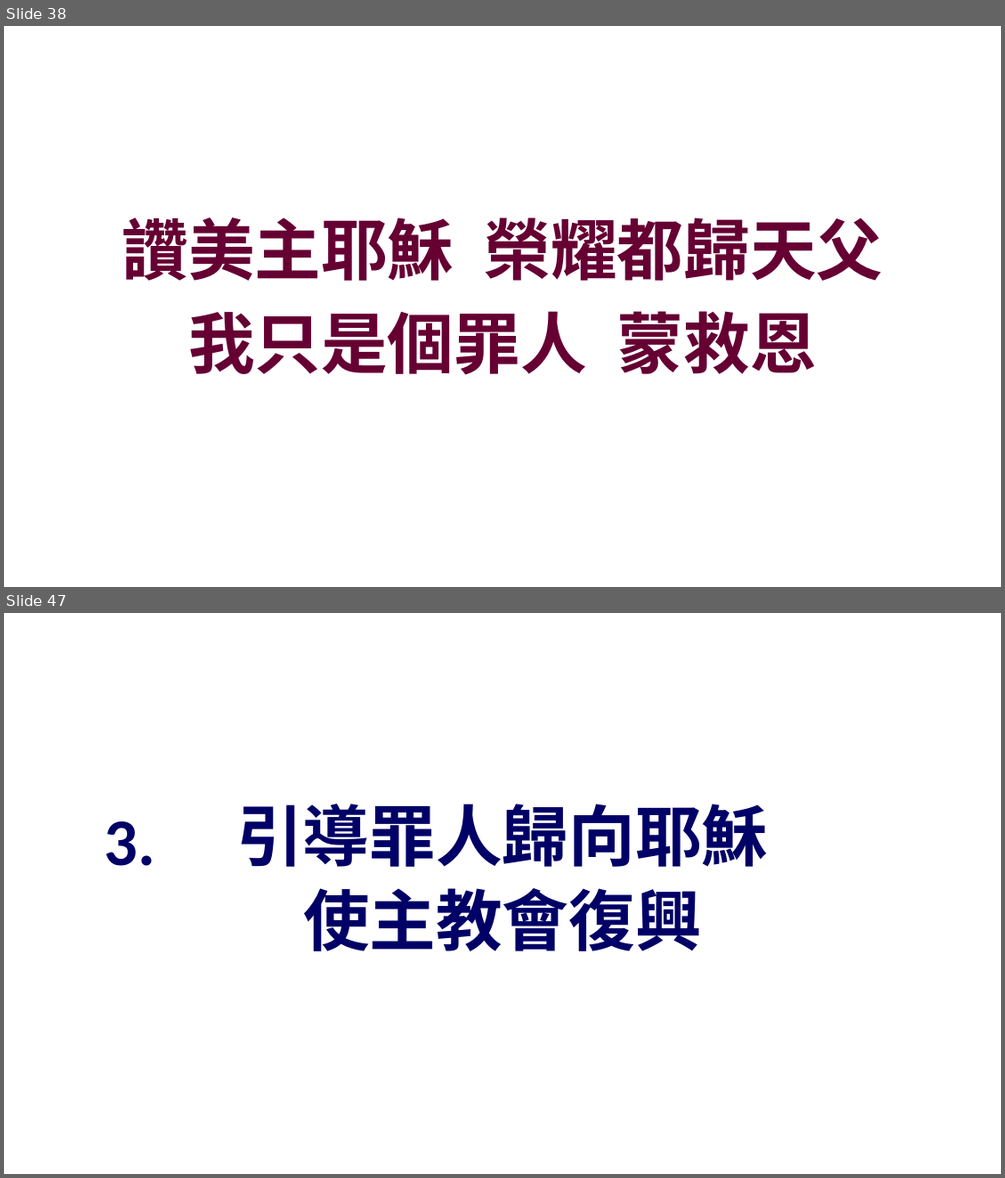
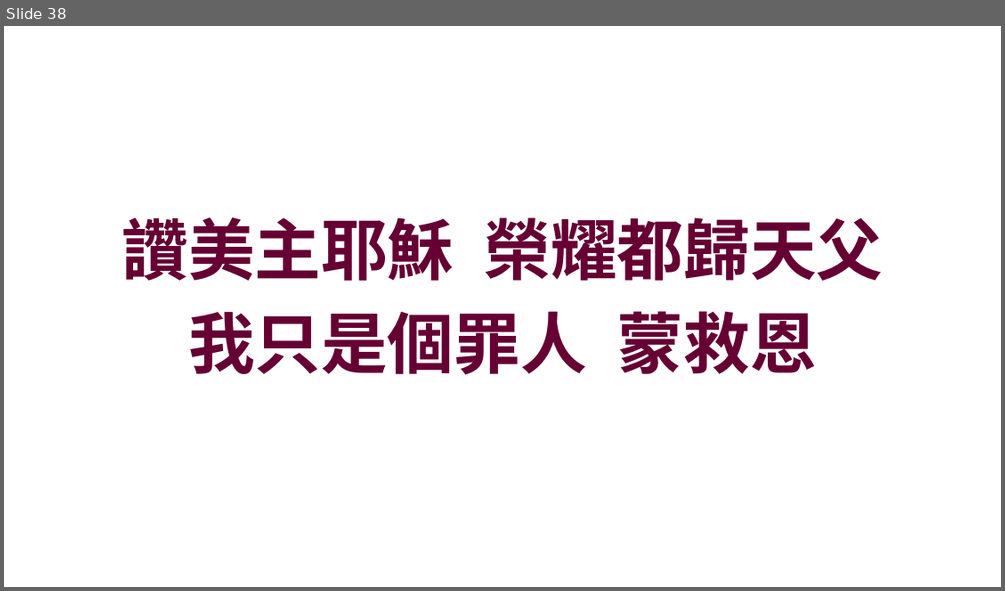
Before and after one commit to batisuoc/other-ppts, a slide deck: 崇拜流程_聖餐禮version.pptx. Shown one above the other, each under a label of ours: slides 38 and 47 before the commit, slide 38 after it; the slides between them are not shown. The pictures are 1005x1178 and 1005x591 pixels, drawn with LibreOffice and Linux fonts; fonts in the diff are those of the drawing; background and template pictures are left out. Boxes give left, top, right and bottom in pixels: in the first picture for what was removed or moved away, otherwise in the second. Text is boxed around its words. In the diff, an @@ line names an element or a change of style, - is before the commit and + after.

```diff
--- a/崇拜流程_聖餐禮version.pptx
+++ b/崇拜流程_聖餐禮version.pptx
@@ slide 47 removed at (4, 613, 1001, 1174), background picture (left out) @@
@@ text removed at (104, 821, 155, 866) @@
-3.
@@ text removed at (236, 803, 768, 951) @@
-引導罪人歸向耶穌
-使主教會復興
```
Also in this commit, not shown: 1 slide changed, 38 other slides removed.
